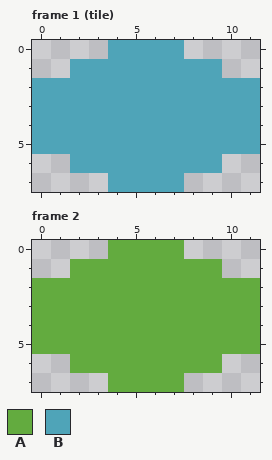
Pixel-art file -- hextile.aseprite. The first picture shows the starting point.
12x8 pixels, 3 frames. Shown: frame 1 (tile), frame 2. The commit also changed other frames, which this record leaves out.
Palette (. is transparent): A #63ab3f  B #4fa4b8
Pixels before, frame 1 (tile), first column x 0:
0 ....BBBB....
1 ..BBBBBBBB..
2 BBBBBBBBBBBB
3 BBBBBBBBBBBB
4 BBBBBBBBBBBB
5 BBBBBBBBBBBB
6 ..BBBBBBBB..
7 ....BBBB....
Pixels before, frame 2, first column x 0:
0 ....AAAA....
1 ..AAAAAAAA..
2 AAAAAAAAAAAA
3 AAAAAAAAAAAA
4 AAAAAAAAAAAA
5 AAAAAAAAAAAA
6 ..AAAAAAAA..
7 ....AAAA....
Once edited:
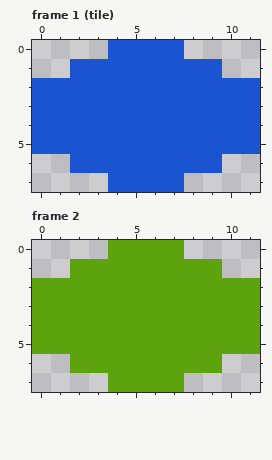
The author wrote: Change resolution and colors
Edits made:
colour A: #63ab3f -> #5da30e
colour B: #4fa4b8 -> #1a54d1
Pixel boxes of the changes (left, top, right, bottom) in both pictures:
changed: (32, 40, 260, 192)
changed: (32, 240, 260, 392)
